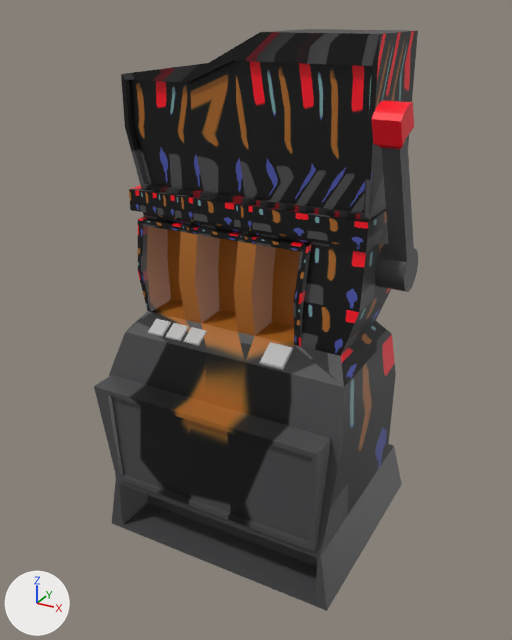
An edit to the FBX model Assets/Art/Environment/Ship/Pre-Level Things/SlotMachine.fbx, drawn before and after from the same camera.
Before and after are seen from a 50 mm camera at (3.77, -7.01, 6.29) aimed at (-0.02, -0.12, 2.84). The axes (+X, +Y, +Z) are drawn at lower left. The lights are the same throughout. Where no turn or scale is listed for an object, it has been applied to the vertices.

The first picture shows 'Handle_LP', 'Machine_LP'.
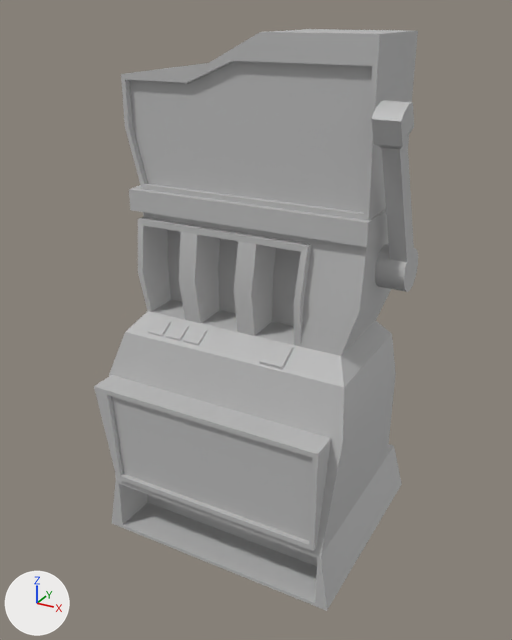
Commit message: You slot

What changed in the scene script:
```text
Change me_mesh:
    where me_mesh.from_pydata(...)  # 230 vertices, 238 faces; spans x -1.59..1.59, y -1.37..1.37, z -3.04..3.04
    remove me_mesh.materials.append(mat_material2)  # picture img_vendingmachinecolour_png
    add me_mesh.materials.append(mat_lambert1)  # grey #bcbcbc
Change me_mesh_001:
    where me_mesh_001.from_pydata(...)  # 132 vertices, 102 faces; spans x -0.35..0.35, y -0.57..0.57, z -1.02..1.02
    remove me_mesh_001.materials.append(mat_material2)  # picture img_vendingmachinecolour_png
    add me_mesh_001.materials.append(mat_lambert1)  # grey #bcbcbc
```

Pixel boxes [x1, y1, x2, y2] of what changed, in the pictures (512 x 640 px):
'Machine_LP', recoloured (black to grey)
    both: [94, 29, 418, 611]
'Handle_LP', recoloured
    both: [371, 101, 418, 292]
